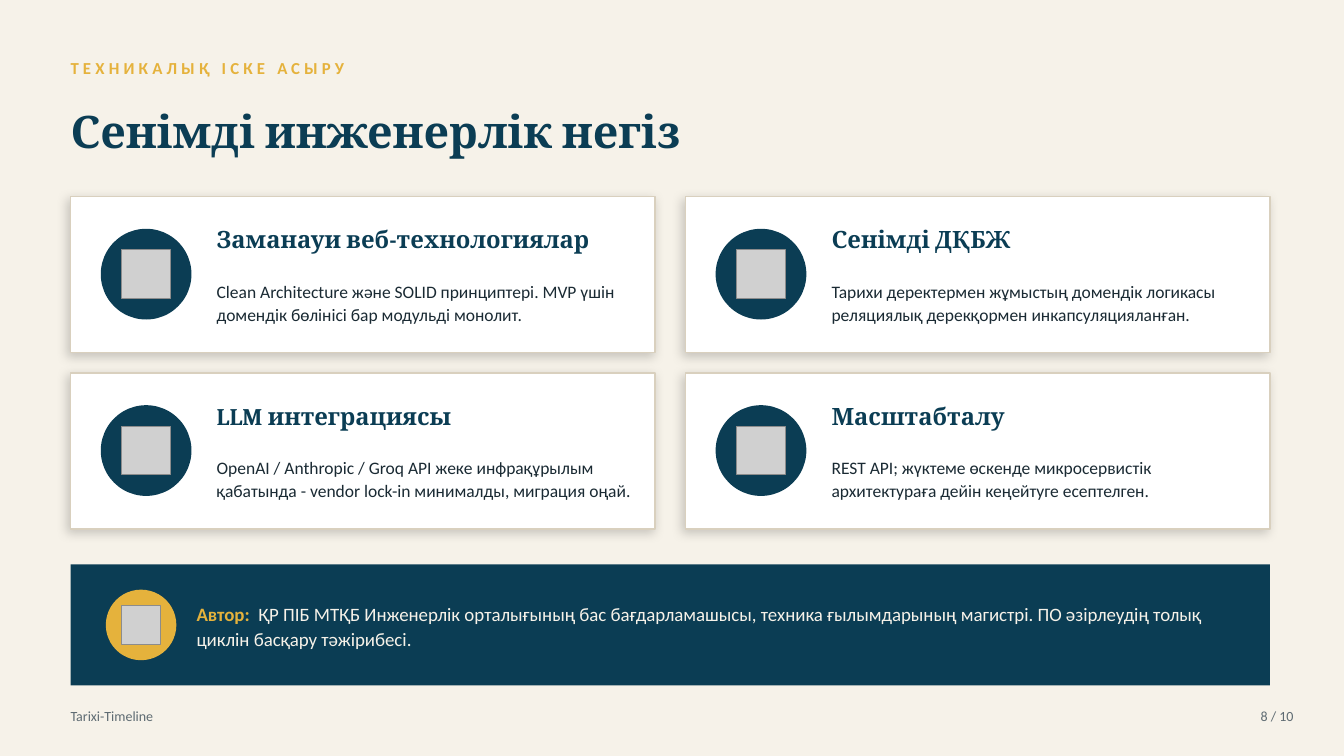
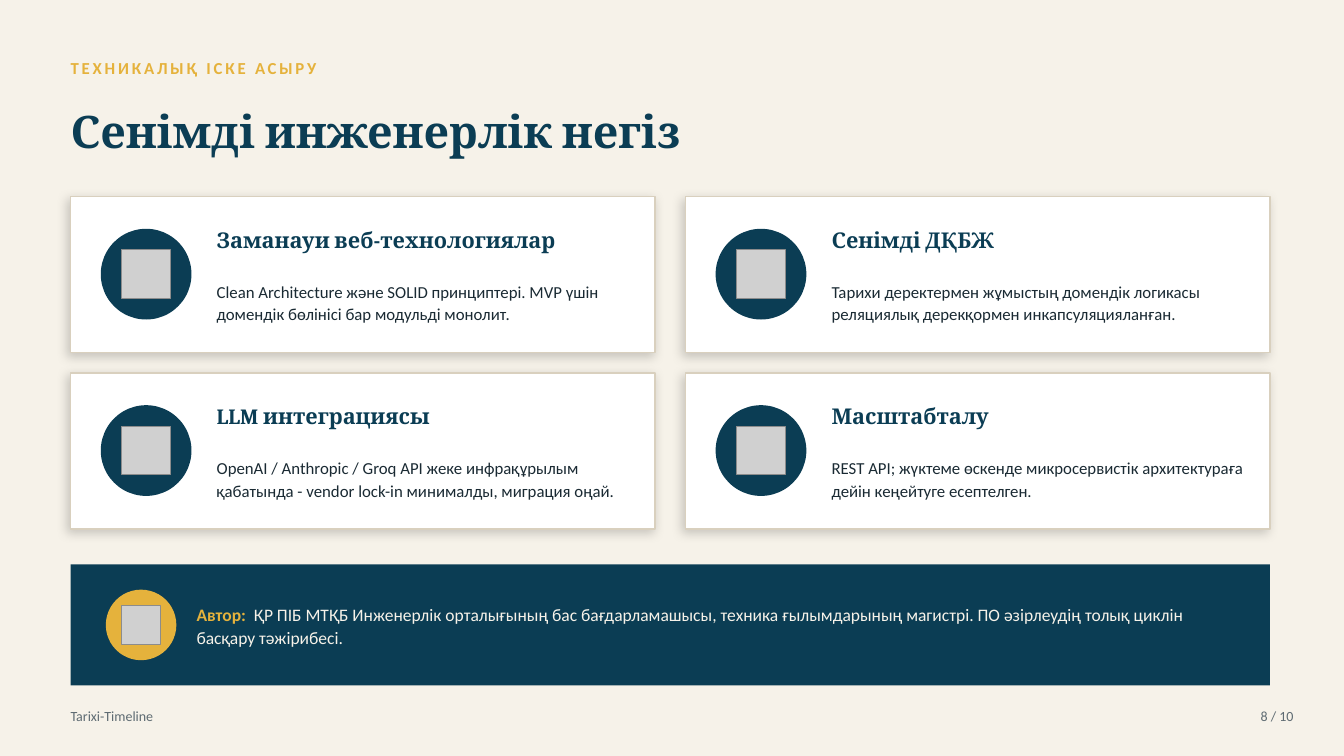
Before and after one commit to bekarazhan/tarixi-timeline, a slide deck: slide 8 of grant-presentation/Tarixi-Timeline_Tauelsizdik_urpaqtary.pptx. Drawn at 1344x756 pixels with LibreOffice and Linux fonts; fonts in the diff are those of the drawing; grey boxes stand for pictures. Boxes give left, top, right and bottom in pixels: in the first picture for what was removed or moved away, otherwise in the second. Text is boxed around its words. In the diff, an @@ line names an element or a change of style, - is before the commit and + after.

Commit message:
fix: adjust text bounds and font sizes in presentation to prevent overflow

```diff
--- a/grant-presentation/Tarixi-Timeline_Tauelsizdik_urpaqtary.pptx
+++ b/grant-presentation/Tarixi-Timeline_Tauelsizdik_urpaqtary.pptx
@@ text "ТЕХНИКАЛЫҚ ІСКЕ АСЫРУ" at (71, 63, 316, 77): letter spacing 3 to 2 pt @@
@@ size 17 to 15.5 pt in 4 elements at (217, 231, 555, 254), (217, 409, 430, 430), (832, 407, 989, 430), (832, 231, 993, 253) @@
@@ size 12.5 to 12 pt in 4 elements at (217, 286, 599, 323), (217, 462, 614, 500), (832, 286, 1200, 323), (832, 462, 1243, 500) @@
@@ text "Автор: ҚР ПІБ МТҚБ Инженерлік ..." at (197, 609, 1183, 647): size 13.5 to 12.5 pt @@
```
Also in this commit, not shown: 9 other slides changed, 1 other file.
